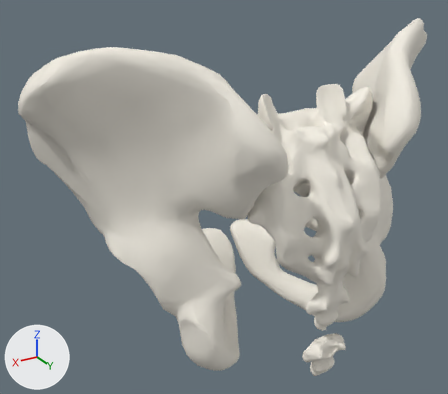
Renders of the glTF model public/models/os-bassin.hi.glb from each side of a commit.
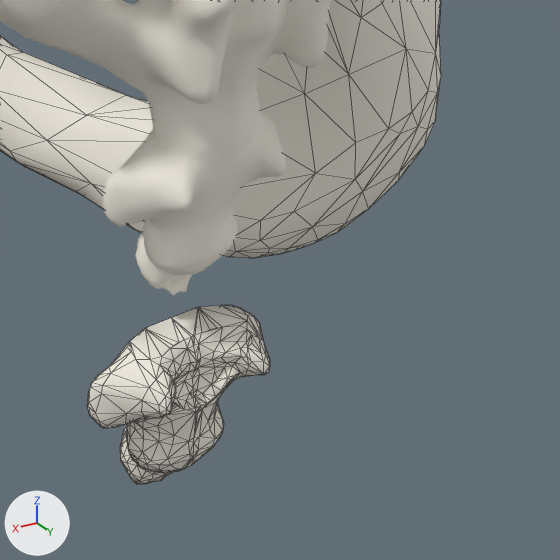
Old and new are each drawn whole from a 50 mm camera at (0.2176, 0.2324, 1.0108) aimed at (0.0284, -0.0831, 0.8531) and again close up on the part from 63% to 93% of the width and 66% to 100% of the height. Arrows for +X, +Y and +Z are at lower left; the lights stay in place. The last two pictures show the newer version. The close-ups show mesh edges as thin lines. Where no turn or scale is listed for an object, it has been applied to the vertices.

The scene before the commit, as lines of its bpy script (objects in view):
```python
me_fj3152 = bpy.data.meshes.new('FJ3152')
me_fj3152.from_pydata(...)  # 1187 vertices, 2374 faces; spans x -0.071..0.071, y -0.069..0.069, z -0.103..0.103
me_fj3152.materials.append(mat_0_91_0_87_0_78)  # white #f5f0e5
me_fj3393 = bpy.data.meshes.new('FJ3393')
me_fj3393.from_pydata(...)  # 4947 vertices, 9922 faces; spans x -0.0589..0.0589, y -0.0443..0.0443, z -0.0722..0.0722
me_fj3393.materials.append(mat_0_91_0_87_0_78)  # white #f5f0e5
me_za_coccyx = bpy.data.meshes.new('ZA-coccyx')
me_za_coccyx.from_pydata(...)  # 585 vertices, 1166 faces; spans x -0.0161..0.0161, y -0.0096..0.0096, z -0.0154..0.0154
me_za_coccyx.materials.append(mat_0_91_0_87_0_78)  # white #f5f0e5
ob_fj3152 = bpy.data.objects.new('FJ3152', me_fj3152)
ob_fj3152.location = (-0.0738, -0.0701, 0.855)
ob_fj3393 = bpy.data.objects.new('FJ3393', me_fj3393)
ob_fj3393.location = (-0.0007, -0.0371, 0.855)
ob_za_coccyx = bpy.data.objects.new('ZA-coccyx', me_za_coccyx)
ob_za_coccyx.location = (-0.0006, -0.0107, 0.7629)
```
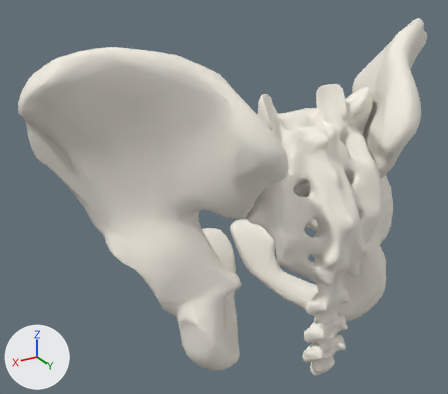
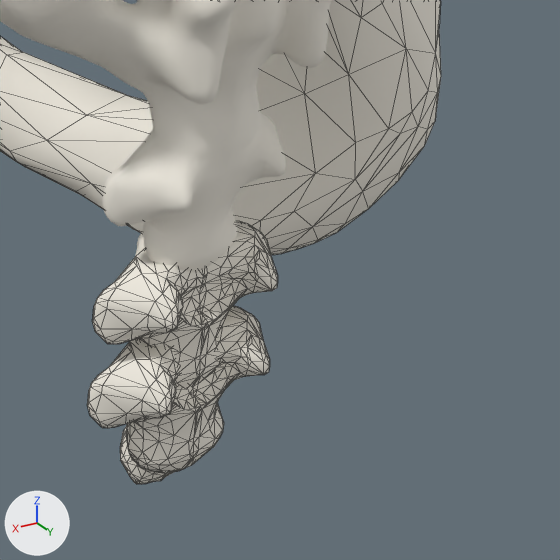
The change, as a diff of the scene's bpy script:
```diff
--- a/public/models/os-bassin.hi.glb.py
+++ b/public/models/os-bassin.hi.glb.py
@@ me_za_coccyx_4 @@
+me_za_coccyx_4.from_pydata(...)  # 585 vertices, 1166 faces; spans x -0.0161..0.0161, y -0.0096..0.0096, z -0.0154..0.0154
+me_za_coccyx_4.materials.append(mat_0_91_0_87_0_78)  # white #f5f0e5
@@ ob_za_coccyx_4 @@
+ob_za_coccyx_4 = bpy.data.objects.new('ZA-coccyx 4', me_za_coccyx_4)
+ob_za_coccyx_4.location = (-0.0006, -0.0107, 0.7777)
```

Boxes (x1, y1, x2, y2) around the edits, measured in the close-ups (560 x 560 px):
'ZA-coccyx 4', added
    after: (92, 221, 278, 388)
